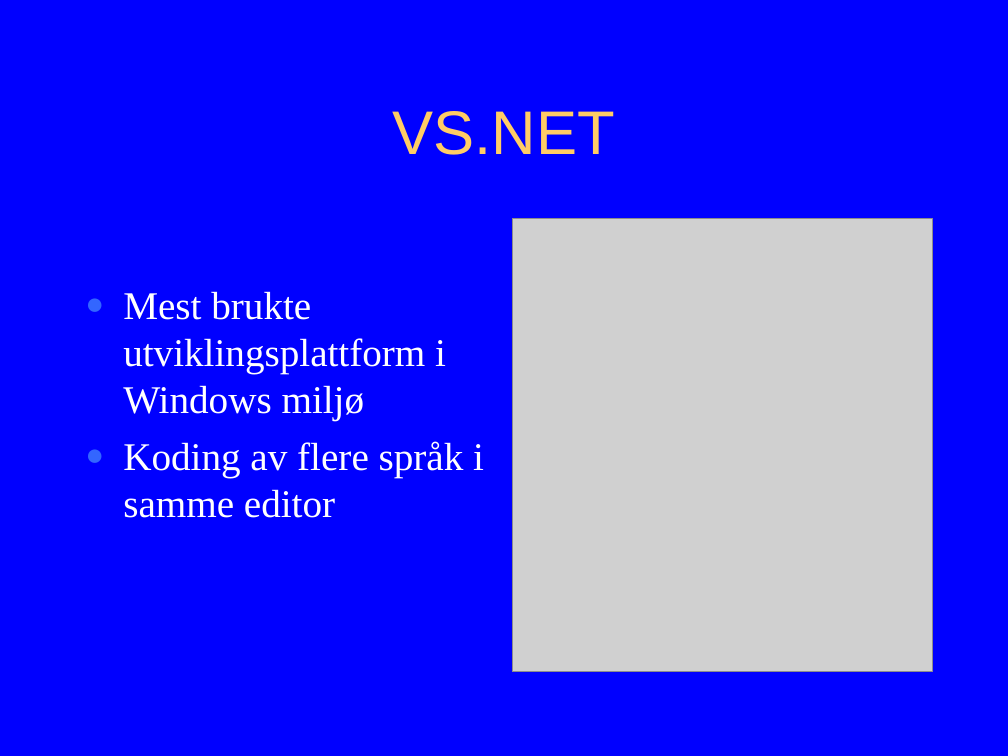
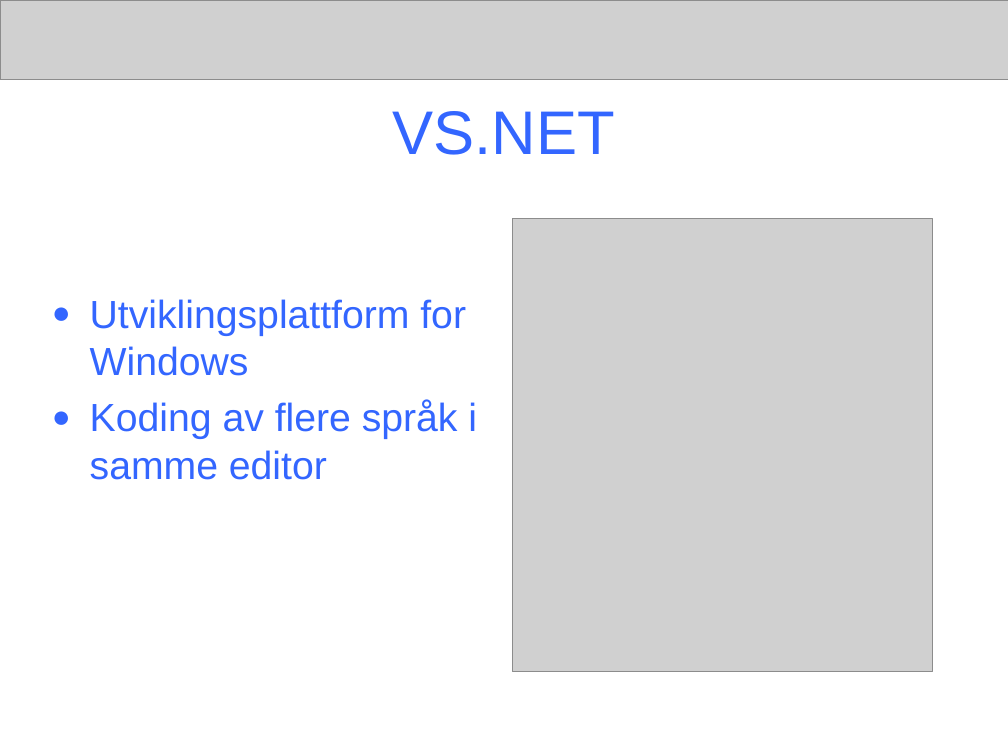
Before and after one commit to windygu/AnkhSVN, a slide deck: slide 6 of doc/powerpoint/Subversion_addin_for_VS.NET.ppt (slide 9 before the commit). Drawn at 1008x756 pixels with LibreOffice and Linux fonts; fonts in the diff are those of the drawing; grey boxes stand for pictures. Boxes give left, top, right and bottom in pixels: in the first picture for what was removed or moved away, otherwise in the second. Text is boxed around its words. In the diff, an @@ line names an element or a change of style, - is before the commit and + after.

Commit message:
The presentation contain:
* Title of final project, name of authors
* Background
- Revision control: wc, revision, repository to be explained
- Subversion
- CollabNet
- VS.NET
- Aim of the final project

*Content
- Functionality of NSvn
- Navigation model of Ankh
- What can Ankh do?
- Example of how Ankh works: Manual demo performed at school PC
- Ankh Help: Manual demo performed at school PC
- Improvements of GUI
- Testing of Ankh
- Challenges and development environment
- Conclusion

White background, "ankh header" without letters or symbol

```diff
--- a/doc/powerpoint/Subversion_addin_for_VS.NET.ppt
+++ b/doc/powerpoint/Subversion_addin_for_VS.NET.ppt
@@ background #0000FF to #FFFFFF @@
@@ picture added at [0, 0, 1008, 80] @@
@@ title "VS.NET" at [393, 111, 615, 155]: text colour #FFCC66 to #3366FF @@
@@ text "Utviklingsplattform for Windows": place and size @@
-text "Utviklingsplattform for Windows" at [123, 291, 484, 518]
+text "Utviklingsplattform for Windows" at [90, 299, 477, 480]
@@ text at [90, 299, 466, 376]: text changed; font Times New Roman to Arial; text colour #FFFFFF to #3366FF @@
-● Mest brukte utviklingsplattform i Windows miljø
+● Utviklingsplattform for Windows
@@ text at [90, 400, 477, 480]: font Times New Roman to Arial, text colour #FFFFFF to #3366FF in "Koding av flere språk i samme editor" @@
```
Also in this commit, not shown: 12 other slides changed, 9 slides added, 7 slides removed.
